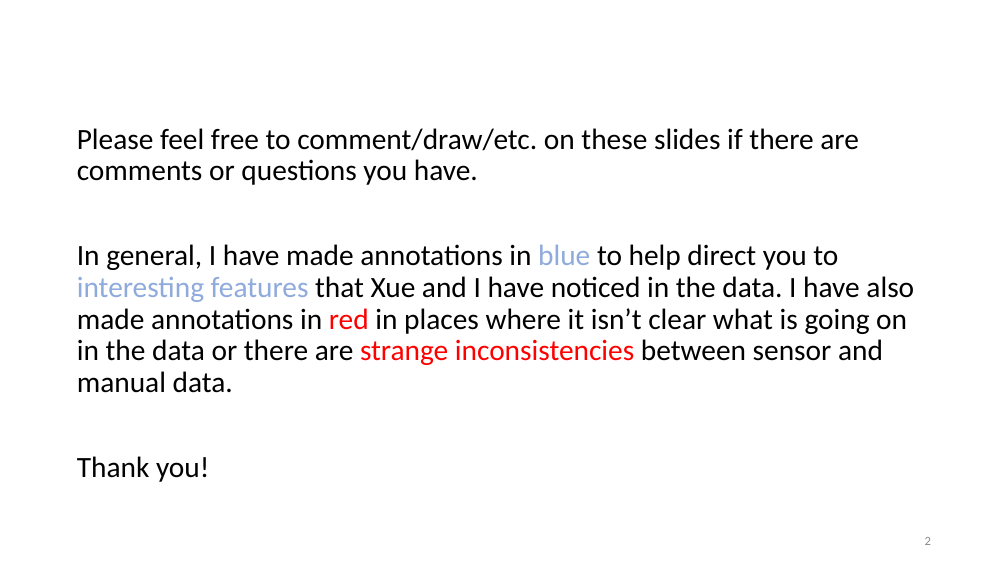
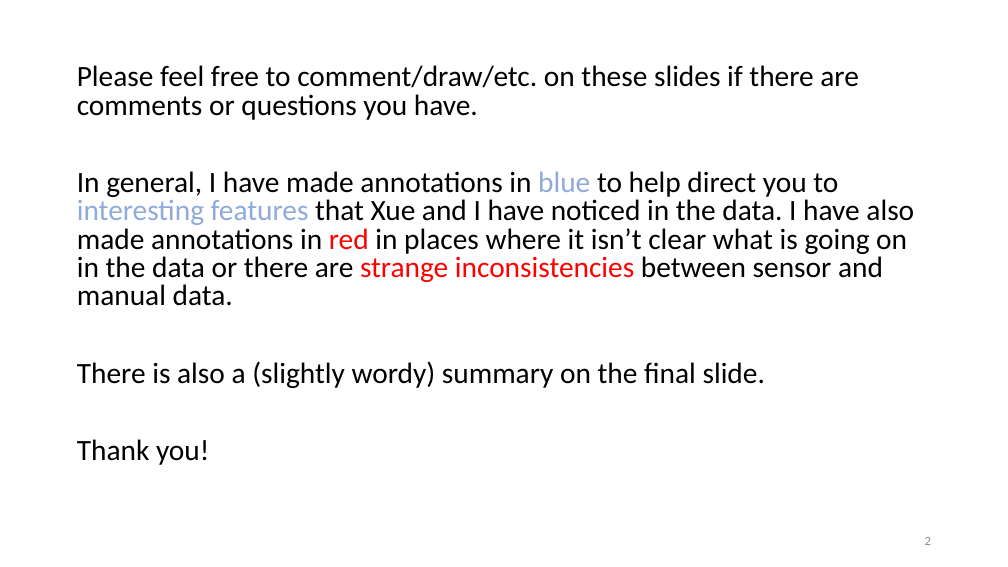
Before and after one commit to mwdjones/mef-snowhydro, a slide deck: slide 2 of Figures/4_4_2023_DataUpdate.pptx. Drawn at 1008x567 pixels with LibreOffice and Linux fonts; fonts in the diff are those of the drawing. Boxes give left, top, right and bottom in pixels: in the first picture for what was removed or moved away, otherwise in the second. Text is boxed around its words. In the diff, an @@ line names an element or a change of style, - is before the commit and + after.

```diff
--- a/Figures/4_4_2023_DataUpdate.pptx
+++ b/Figures/4_4_2023_DataUpdate.pptx
@@ text "Please feel free to comment/draw/etc. ...": place and size @@
-text "Please feel free to comment/draw/etc. ..." at [77, 128, 914, 482]
+text "Please feel free to comment/draw/etc. ..." at [77, 65, 914, 465]
@@ text at [77, 65, 914, 465]: line spacing 0.9 to 0.8 @@
@@ text at [77, 361, 765, 388]: paragraph added @@
+There is also a (slightly wordy) summary on the final slide.
```
Also in this commit, not shown: 6 other slides changed, 1 slide added, 1 slide removed, 9 other files.
